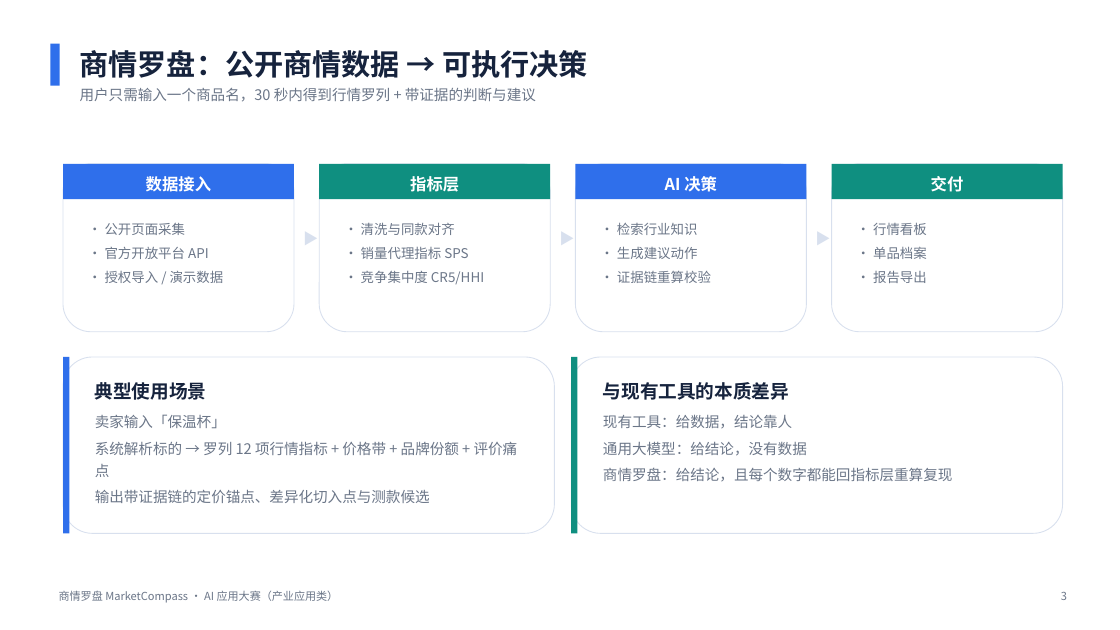
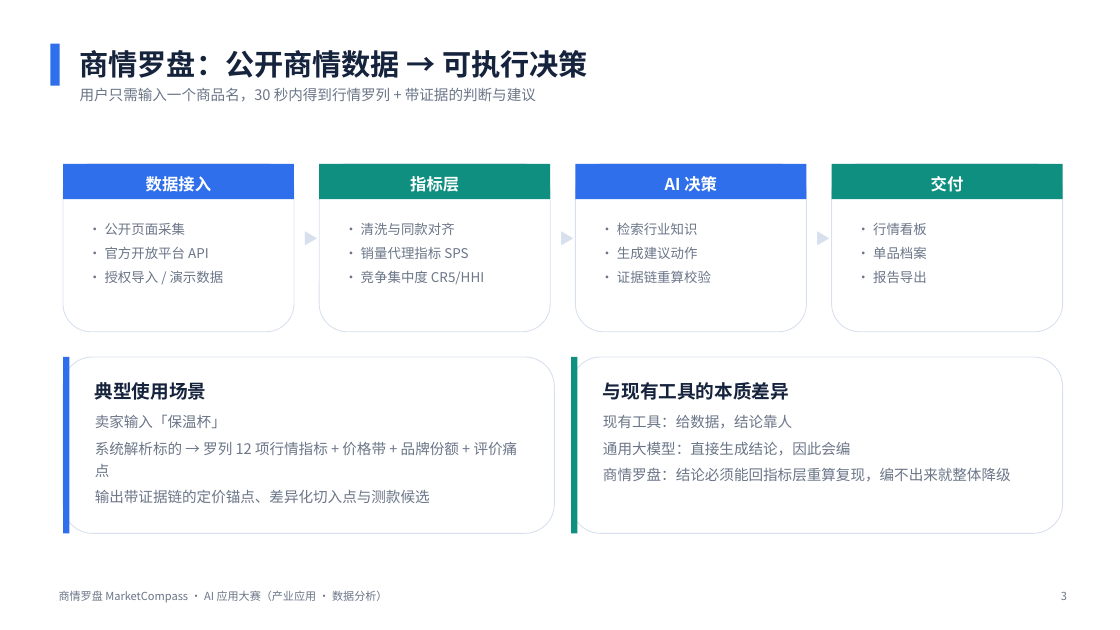
Before and after one commit to Wabix-void/market-compass, a slide deck: slide 3 of docs/参赛材料/02-演示PPT.pptx. Drawn at 1120x630 pixels with LibreOffice and Linux fonts; fonts in the diff are those of the drawing. Boxes give left, top, right and bottom in pixels: in the first picture for what was removed or moved away, otherwise in the second. Text is boxed around its words. In the diff, an @@ line names an element or a change of style, - is before the commit and + after.

Commit message:
fix: 按问题清单修复缺陷并补齐评审维度
- 修复审计台账被 bootstrap 清空（audit_collect_log 移出重置清单；
  真实源追加、演示源只保留最新一条）
  验证：连跑 3 次 bootstrap，suning 审计 1→2→3→4 累积，seed 恒为 1 条
- 赛道细化为「产业应用 · 数据分析」（设计文档 / PPT 封面与页脚）
- 补差异化对比（补充说明新增第三节；PPT 第 3 页改写为「会编 vs 可重算复现」）
- 重述开源立场（补充说明澄清「零依赖 ≠ 不用开源」；PPT 第 10 页标注 MIT）
- 补应用价值量化与效果验证（补充说明第六节：公开数据 + 自测 391ms/18KB）
- 补可复用性与生态价值（补充说明第九节）
- 作品简介三版压到字符口径内（A 590汉字/795字符，B 205/270，C 72/96）
- LICENSE 署名改为 Wabix-void
- 设计文档状态从「待开发」更新为「已实现并验证」

```diff
--- a/docs/参赛材料/02-演示PPT.pptx
+++ b/docs/参赛材料/02-演示PPT.pptx
@@ text at box(603, 442, 1011, 482): text changed @@
-通用大模型：给结论，没有数据
-商情罗盘：给结论，且每个数字都能回指标层重算复现
+通用大模型：直接生成结论，因此会编
+商情罗盘：结论必须能回指标层重算复现，编不出来就整体降级
@@ text at box(59, 591, 387, 603): text changed @@
-商情罗盘 MarketCompass · AI 应用大赛（产业应用类）
+商情罗盘 MarketCompass · AI 应用大赛（产业应用 · 数据分析）
```
Also in this commit, not shown: 10 other slides changed, 8 other files.
